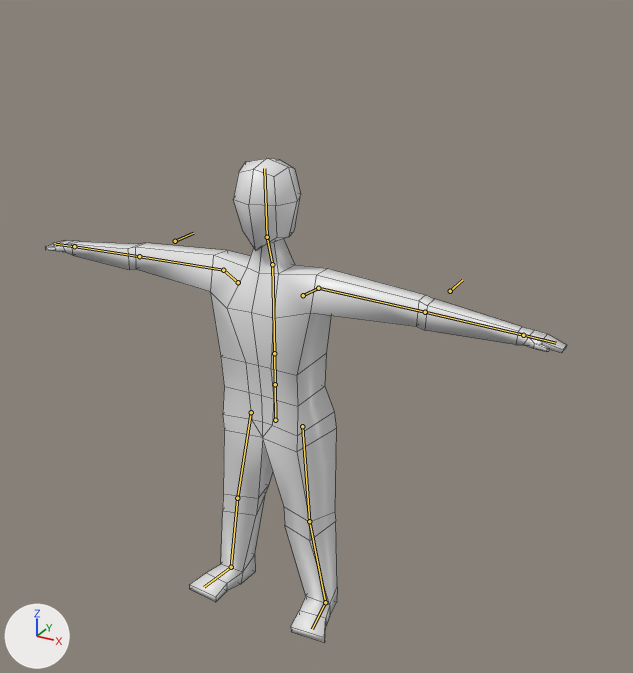
Renders of the Blender file blender/model.blend from each side of a commit.
The view is the same before and after, from a 50 mm camera at (9.38, -15.24, 2.68) aimed at (0.61, 0.71, -5.29). The lights are fixed; the arrows at lower left show +X, +Y and +Z. The bones that bend it are drawn over the model as lines. Mesh edges are drawn as thin lines.
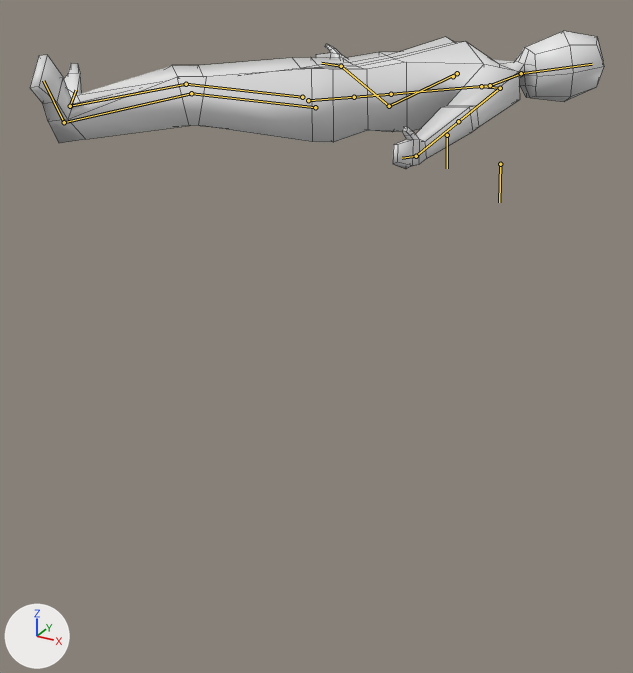
The newer file adds an action. The first version stands in its rest pose; the second is drawn at frame 10 of the action 'Humanoid.Death'.

Edits to the bpy script that builds the scene:
```text
Change bone_hip:
    where bone_hip = bpy.data.objects['Armature'].pose.bones['Hip']
    bone_hip.location: (0.0, 0.0, 0.0) -> (0.71, 7.18, -0.33)
    bone_hip.rotation_quaternion: (1.0, 0.0, 0.0, 0.0) -> (0.656, -0.627, -0.307, -0.288)  # degrees (0, 0, 0) -> degrees (-88, -50, 1)
Change bone_chest:
    where bone_chest = bpy.data.objects['Armature'].pose.bones['Chest']  # child of 'Waist'
    bone_chest.location: (0.0, 0.0, 0.0) -> (1.96, 9.12, -5.13)
    bone_chest.rotation_quaternion: (1.0, 0.0, 0.0, 0.0) -> (0.656, -0.627, -0.307, -0.287)  # degrees (0, 0, 0) -> degrees (-88, -50, 1)
Change bone_neck:
    where bone_neck = bpy.data.objects['Armature'].pose.bones['Neck']  # child of 'Chest'
    bone_neck.location: (0.0, 0.0, 0.0) -> (3.55, 5.06, -8.2)
    bone_neck.rotation_quaternion: (1.0, 0.0, 0.0, 0.0) -> (0.656, -0.627, -0.375, -0.191)  # degrees (0, 0, 0) -> degrees (-96, -47, 19)
Change bone_head:
    where bone_head = bpy.data.objects['Armature'].pose.bones['Head']  # child of 'Neck'
    bone_head.rotation_quaternion: (1.0, 0.0, 0.0, 0.0) -> (0.719, -0.045, -0.687, -0.1)  # degrees (0, 0, 0) -> degrees (54, -85, -66)
Change bone_l_knee_ik:
    where bone_l_knee_ik = bpy.data.objects['Armature'].pose.bones['L.Knee.IK']
    bone_l_knee_ik.location: (0.0, 0.0, 0.0) -> (1.45, -0.15, 11.42)
    bone_l_knee_ik.rotation_quaternion: (1.0, 0.0, 0.0, 0.0) -> (0.656, 0.627, -0.287, -0.307)  # degrees (0, 0, 0) -> degrees (87, 0, -50)
Change bone_r_knee_ik:
    where bone_r_knee_ik = bpy.data.objects['Armature'].pose.bones['R.Knee.IK']
    bone_r_knee_ik.location: (0.0, 0.0, 0.0) -> (0.82, -1.5, 11.4)
    bone_r_knee_ik.rotation_quaternion: (1.0, 0.0, 0.0, 0.0) -> (0.656, 0.627, -0.287, -0.307)  # degrees (0, 0, 0) -> degrees (87, 0, -50)
Change bone_l_arm_ik:
    where bone_l_arm_ik = bpy.data.objects['Armature'].pose.bones['L.Arm.IK']
    bone_l_arm_ik.location: (0.0, 0.0, 0.0) -> (3.62, -1.42, -2.53)
    bone_l_arm_ik.rotation_quaternion: (1.0, 0.0, 0.0, 0.0) -> (0.499, -0.544, -0.521, 0.429)  # degrees (0, 0, 0) -> degrees (-98, -3, 85)
Change bone_l_heel_ik:
    where bone_l_heel_ik = bpy.data.objects['Armature'].pose.bones['L.Heel.IK']
    bone_l_heel_ik.location: (0.0, 0.0, 0.0) -> (3.61, -3.24, -11.69)
    bone_l_heel_ik.rotation_quaternion: (1.0, 0.0, 0.0, 0.0) -> (0.7, 0.479, 0.47, 0.245)  # degrees (0, 0, 0) -> degrees (84, 25, 61)
Change bone_r_arm_ik:
    where bone_r_arm_ik = bpy.data.objects['Armature'].pose.bones['R.Arm.IK']
    bone_r_arm_ik.location: (0.0, 0.0, 0.0) -> (-3.73, -4.63, 5.23)
    bone_r_arm_ik.rotation_quaternion: (1.0, 0.0, 0.0, 0.0) -> (0.679, 0.02, 0.729, 0.081)  # degrees (0, 0, 0) -> degrees (-66, 99, -61)
Change bone_r_heel_ik:
    where bone_r_heel_ik = bpy.data.objects['Armature'].pose.bones['R.Heel.IK']
    bone_r_heel_ik.location: (0.0, 0.0, 0.0) -> (2.11, -1.74, -11.67)
    bone_r_heel_ik.rotation_quaternion: (1.0, 0.0, 0.0, 0.0) -> (0.308, 0.732, -0.101, 0.6)  # degrees (0, 0, 0) -> degrees (105, -70, 41)
Change bone_l_elbow_ik:
    where bone_l_elbow_ik = bpy.data.objects['Armature'].pose.bones['L.Elbow.IK']
    bone_l_elbow_ik.location: (0.0, 0.0, 0.0) -> (0.81, 0.13, 2.71)
    bone_l_elbow_ik.rotation_quaternion: (1.0, 0.0, 0.0, 0.0) -> (0.656, -0.627, 0.287, -0.307)  # degrees (0, 0, 0) -> degrees (-87, 0, -50)
Change bone_r_elbow_ik:
    where bone_r_elbow_ik = bpy.data.objects['Armature'].pose.bones['R.Elbow.IK']
    bone_r_elbow_ik.location: (0.0, 0.0, 0.0) -> (5.91, 2.5, 2.68)
    bone_r_elbow_ik.rotation_quaternion: (1.0, 0.0, 0.0, 0.0) -> (0.656, -0.627, 0.287, -0.307)  # degrees (0, 0, 0) -> degrees (-87, 0, -50)
```

Location of each change, (x1, y1, x2, y2) in pixels of the pictures (633 x 673 px):
'Cube', posed (10% wider, 71% shorter)
    before: (45, 158, 567, 642)
    after: (30, 31, 604, 169)
bone 'Hip', root to tip
    before: (275, 420) to (275, 384)
    after: (308, 100) to (354, 97)
bone 'Chest', root to tip
    before: (274, 353) to (272, 264)
    after: (391, 94) to (490, 85)
bone 'Neck', root to tip
    before: (272, 264) to (267, 237)
    after: (490, 85) to (521, 73)
bone 'Head', root to tip
    before: (267, 237) to (264, 168)
    after: (521, 73) to (592, 64)
bone 'L.Elbow.IK', root to tip
    before: (450, 291) to (462, 280)
    after: (500, 164) to (499, 202)
bone 'R.Elbow.IK', root to tip
    before: (175, 241) to (193, 233)
    after: (447, 135) to (447, 168)
